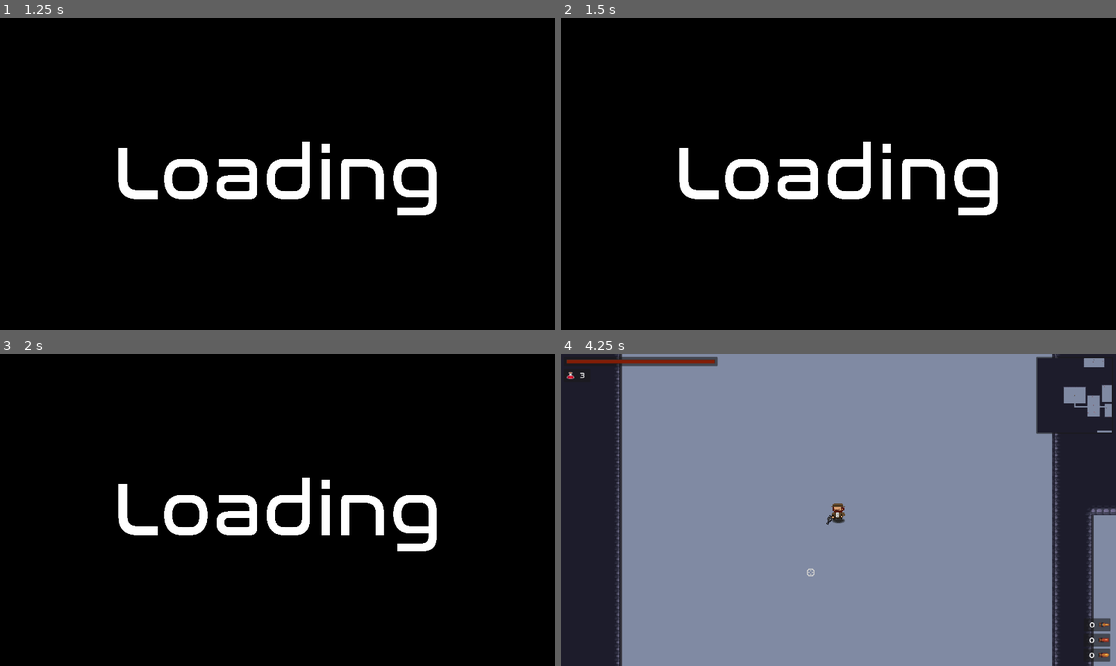
Above: before the commit, frames 1-4 (two rows, left to right).
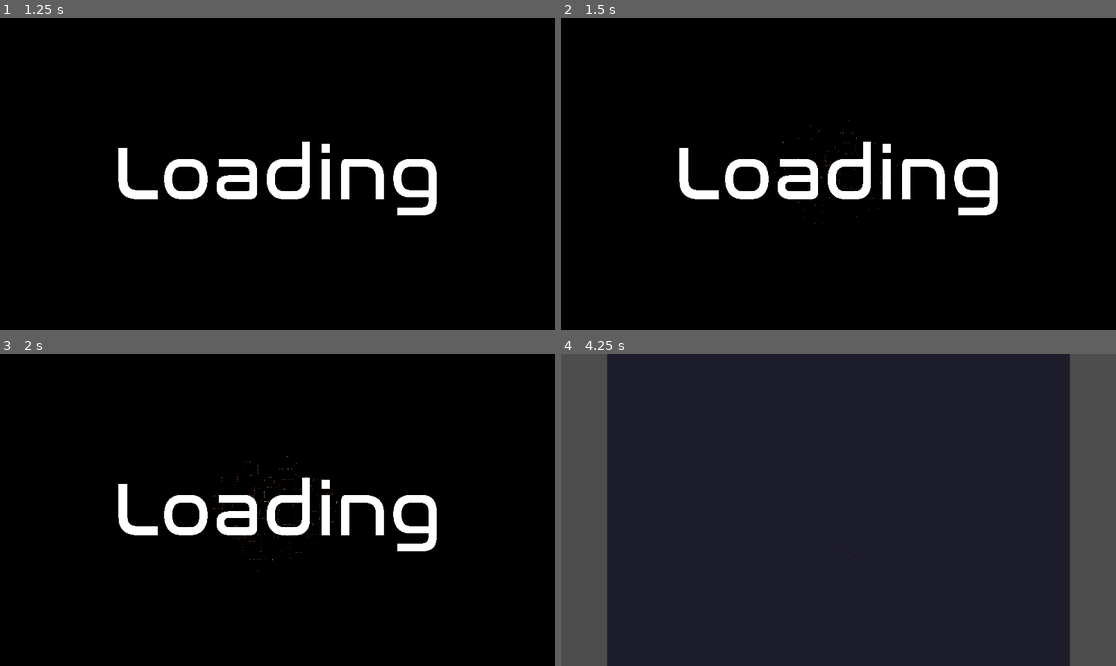
Above: after the commit, the same moments.

Repository: THenriques02/QuantumLoop
Game: Godot game, scene res://Scenes/UI/main_menu.tscn
The game is run twice, just before and just after one commit, with the same random seed, the same clock (stepped at 60 frames per second) and the same inputs.
Inputs (mouse positions are in pixels of both pictures, inside the frame that each line leads up to):
- Up to frame 1 (1.25 s): click "Start Game" at 0.5 s
- Up to frame 2 (1.5 s): tap Enter (ui_accept) at 1.25 s; move the mouse to (960, 158) at 1.27 s; hold D (right) from 1.28 s (still down); hold Q (heal) from 1.28 s (still down); click (960, 158) at 1.42 s
- Up to frame 3 (2 s): keep holding D (right); keep holding Q (heal); tap Enter (ui_accept) at 1.52, 1.82 s; tap 2 (rifle) at 1.55 s
- Up to frame 4 (4.25 s): move the mouse to (727, 525) at 2.02 s; release D (right) at 2.03 s; release Q (heal) at 2.03 s; hold S (down) 2.03-2.78 s; tap 2 (rifle) at 2.1 s; tap Enter (ui_accept) at 2.27, 2.57, 3.5, 3.77, 3.8, 4.07 s; tap 3 (shotgun) at 2.3 s; move the mouse to (894, 441) at 2.77 s; hold D (right) 2.78-3.53 s; hold 3 (shotgun) 2.78-3.53 s; tap 4 (sniper) at 3.05, 3.6 s; move the mouse to (810, 572) at 3.52 s; hold Up (ui_up) from 3.53 s (still down); click (810, 572) at 3.67 s

Frame 1 is identical in both runs. In frame 2, less than 0.1% of the frame differs, in the area x 37-61%, y 32-68%; in frame 3, less than 0.1%; in frame 4, 94%, in the area x 0-100%, y 0-100%.
Error after the commit: Invalid access to property or key 'position' on a base object of type 'Nil'. (res://Scripts/Main/main.gd:111)

Commit message:
revert commit because it broke corridor tiles

Diff:
--- a/Scripts/Main/main.gd
+++ b/Scripts/Main/main.gd
@@ -5,19 +5,19 @@
 var Player = preload("res://Scenes/Player/player.tscn")
 var Ui = preload("res://Scenes/UI/control.tscn")
 
-# Corpse
+#Corpse
 var Corpse_Loot = preload("res://Scenes/Loot/corpse_loot.tscn")
 
-# Enemies
+#Enemies
 var Slime = preload("res://Scenes/Enemies/slime.tscn")
 var Knight = preload("res://Scenes/Enemies/knight.tscn")
 var Boss_Knight = preload("res://Scenes/Enemies/boss_knight.tscn")
 
-# Objects
+#Objects
 var Chest = preload("res://Scenes/Dungeon/chest.tscn")
 var Weapon_Box = preload("res://Scenes/Dungeon/weapon_box.tscn")
 
-# Loot
+#loot
 var Health = preload("res://Scenes/Loot/health_potion.tscn")
 var Ammo = preload("res://Scenes/Loot/ammo.tscn")
 var Loot_Rifle = preload("res://Scenes/Loot/rifle.tscn")
@@ -29,15 +29,16 @@
 
 var ui_instance
 
-var tile_size = 16        # size of tile in the TileMap
+var tile_size = 16 # size of tile in the TileMap
 var margin_tiles = 500
-var num_rooms = 40        # number of rooms to generate
-var min_size = 20         # minimum room size (in tiles)
-var max_size = 40         # maximum room size (in tiles)
-var hspread = 20          # horizontal spread (in pixels)
-var cull = 0.25           # chance to cull the room
-
-var path                  # AStar pathfinding object
+var num_rooms = 40 # numer of rooms to generate
+var min_size = 20   # minimum room size ( in tiles)
+var max_size = 40  # maximum room size (in tiles )
+var hspread = 20   # horizontal spread ( in pixels )
+var cull = 0.25     # chance to cull the room
+var seed = randi()
+
+var path           # AStar pathfinding object
 var start_room = null
 var end_room = null
 var play_mode = false
@@ -45,11 +46,11 @@
 
 var difficulty_modifier = 0
 var era = 0
-var eras_rooms = {}       # era → [[Vector2 position, Vector2 size], ...]
-var eras_paths = {}       # era → [AStar2D_instance, path_switch_array]
-var path_switch = []      # bool array for corridor orientation
+var eras_rooms = {}
+var eras_paths = {}
+var path_switch = []
 var switch_index = 0
-var eras_corpses = {}     # era → [[pos, health_pots, rifle_picked, rifle_ammo, shotgun_picked, shotgun_ammo, sniper_picked, sniper_ammo], ...]
+var eras_corpses = {}
 
 var base_min_enemies = 5
 var base_max_enemies = 10
@@ -67,6 +68,27 @@
 	$Maintext.visible = false
 	$Subtext.visible = false
 
+
+"""
+func _draw():
+	if start_room:
+		draw_string(font, start_room.position, "start", 0, -1, 16, Color(1, 1, 1))
+	if end_room:
+		draw_string(font, end_room.position, "end", 0, -1, 16, Color(1, 1, 1))
+	if play_mode:
+		return
+	for room in $Rooms.get_children():
+		draw_rect(Rect2(room.position - room.size + room.size / 2, room.size), Color(0,1,0), false)
+	if path:
+		for p in path.get_point_ids():
+			for c in path.get_point_connections(p):
+				var pp = path.get_point_position(p)
+				var cp = path.get_point_position(c)
+				draw_line(pp,cp, Color(1,1,0), 5, true)
+
+func _process(delta):
+	queue_redraw()
+"""
 func _input(event):
 	if event.is_action_pressed("ui_page_down") and player:
 		_show_death_ui()
@@ -76,23 +98,10 @@
 		_show_survive_ui()
 		player_passed()
 
-	if event.is_action_pressed("ui_cancel"):
+	if event.is_action_pressed('ui_cancel'):
 		get_tree().quit()
 
-	# Wait until:
-	#   1. not already in play_mode,
-	#   2. no Death/Survive overlay is visible,
-	#   3. start_room exists and is valid,
-	#   4. player is null (so we don't spawn twice).
-	if event.is_action_pressed("ui_accept") \
-			and not play_mode \
-			and not $Background.visible \
-			and start_room and is_instance_valid(start_room) \
-			and player == null:
-
-		# Immediately flip to play mode to block further 'accept' presses
-		play_mode = true
-
+	if event.is_action_pressed('ui_accept'):
 		spawn_enemies()
 		spawn_objects()
 		spawn_corpses()
@@ -100,8 +109,6 @@
 		player = Player.instantiate()
 		add_child(player)
 		player.position = start_room.position
-		player.add_to_group("player")
-		player.connect("died", Callable(self, "i_died"))
 
 		await get_tree().create_timer(0.1).timeout
 
@@ -109,7 +116,7 @@
 		if cam:
 			cam.make_current()
 
-		# Spawn and configure UI
+		var map_cam = self.get_node("Camera2D")
 		ui_instance = Ui.instantiate()
 		ui_instance.get_node("UI/SubViewportContainer/SubViewport").set_player(player)
 		ui_instance.get_node("UI/SubViewportContainer/SubViewport").set_world(get_tree().root.world_2d)
@@ -120,6 +127,7 @@
 		ui_instance.get_node("UI/SniperAmmo/Label").connect_sniper(player.get_node("Sniper"))
 		$minimap.add_child(ui_instance)
 
+		play_mode = true
 
 func i_died():
 	_show_death_ui()
@@ -144,7 +152,7 @@
 	$Subtext.visible = true
 
 func spawn_enemies():
-	for room in $Rooms.get_children():
+	for room in$Rooms.get_children():
 		if room == end_room:
 			var boss = Boss_Knight.instantiate()
 			boss.position = room.position
@@ -162,6 +170,7 @@
 
 				var half_w = room.size.x / 2 - ( 2 * tile_size)
 				var half_h = room.size.y / 2 - ( 2 * tile_size)
+
 				var rx = room.position.x + randf_range(-half_w, half_w)
 				var ry = room.position.y + randf_range(-half_h, half_h)
 				enemy.position = Vector2(rx, ry)
@@ -169,17 +178,17 @@
 
 func spawn_corpses():
 	if eras_corpses.has(era):
-		for corpses in eras_corpses[era]:
-			var corpse_loot = Corpse_Loot.instantiate()
-			corpse_loot.position = corpses[0]
-			corpse_loot.set_health_potions(corpses[1])
-			corpse_loot.set_rifle(corpses[2])
-			corpse_loot.set_rifle_ammo(corpses[3])
-			corpse_loot.set_shotgun(corpses[4])
-			corpse_loot.set_shotgun_ammo(corpses[5])
-			corpse_loot.set_sniper(corpses[6])
-			corpse_loot.set_sniper_ammo(corpses[7])
-			$Corpses.add_child(corpse_loot)
+			for corpses in eras_corpses[era]:
+				var corpse_loot = Corpse_Loot.instantiate()
+				corpse_loot.position = corpses[0]
+				corpse_loot.set_health_potions(corpses[1])
+				corpse_loot.set_rifle(corpses[2])
+				corpse_loot.set_rifle_ammo(corpses[3])
+				corpse_loot.set_shotgun(corpses[4])
+				corpse_loot.set_shotgun_ammo(corpses[5])
+				corpse_loot.set_sniper(corpses[6])
+				corpse_loot.set_sniper_ammo(corpses[7])
+				$Corpses.add_child(corpse_loot)
 
 func spawn_objects():
 	for room in $Rooms.get_children():
@@ -202,6 +211,7 @@
 						else:
 							loot = Ammo.instantiate()
 						loot.position = Vector2(rx, ry)
+
 				else:
 					object = Weapon_Box.instantiate()
 					var perc = randf()
@@ -221,34 +231,38 @@
 
 func make_rooms():
 	for i in range(num_rooms):
-		var pos = Vector2(randi_range(-hspread, hspread), 0)
+		var pos = Vector2(randi_range(-hspread, hspread),0)
 		var r = Room.instantiate()
 		var w = min_size + randi() % (max_size - min_size)
 		var h = min_size + randi() % (max_size - min_size)
-		r.make_room(pos, Vector2(w, h) * tile_size)
+		r.make_room(pos, Vector2(w,h) * tile_size)
 		$Rooms.add_child(r)
-	await get_tree().create_timer(1.1).timeout
+	# wait for movement to stop
+	await(get_tree().create_timer(1.1).timeout)
 
 	var room_positions = []
+	# cull rooms
 	for room in $Rooms.get_children():
 		if randf() < cull:
 			room.queue_free()
 		else:
 			room.freeze = true
 			room_positions.append(room.position)
-	await get_tree().create_timer(1.1).timeout
-
-	# generate a minimum spanning tree connecting the rooms
+
+	await(get_tree().create_timer(1.1).timeout)
+
+	# generate a minimum spanning treee connecting the rooms
 	path = find_mst(room_positions)
 
 func find_mst(nodes):
 	var path = AStar2D.new()
 	path.add_point(path.get_available_point_id(), nodes.pop_front())
 
+	#repeat until no more nodes remain
 	while nodes:
-		var min_dist = INF
-		var min_p = null
-		var p = null
+		var min_dist = INF # Minimum distance so far
+		var min_p = null   # Position of that node
+		var p = null       # current position
 		for p1 in path.get_point_ids():
 			var p_temp = path.get_point_position(p1)
 			for p2 in nodes:
@@ -266,14 +280,14 @@
 
 func make_map():
 	walls_floor_map.clear()
-	await get_tree().create_timer(1.1).timeout
+	await(get_tree().create_timer(1.1).timeout)
 	find_start_room()
 	find_end_room()
 
 	# Fill TileMap with walls, then carve empty rooms
 	var full_rect = Rect2()
 	for room in $Rooms.get_children():
-		var r = Rect2(room.position - room.size / 2, room.size)
+		var r = Rect2(room.position - room.size / 2 , room.size)
 		full_rect = full_rect.merge(r)
 
 	var margin_pixels = tile_size * margin_tiles
@@ -289,28 +303,29 @@
 	var corridors = []
 	for room in $Rooms.get_children():
 		var s = (room.size / tile_size).floor()  # size in tiles
-		var ul = ((room.position - room.size + room.size / 2)) / tile_size  # top-left in tile coords
+		var ul = ((room.position - room.size + room.size / 2))/tile_size  # top-left in tile coords
 
 		var count_x = 0
-		for x in range(s.x - 1):
+
+		for x in range(s.x-1):
 			var count_y = 0
-			for y in range(s.y - 1):
+			for y in range(s.y-1):
 				walls_floor_map.set_cell(Vector2i(ul.x + x, ul.y + y), 0, Vector2i(1, 6))
 				if count_x == 0 and count_y == 0:
 					walls_floor_map.set_cell(Vector2i(ul.x + x, ul.y + y), 0, Vector2i(3, 0))
-				elif count_x == s.x - 2 and count_y == 0:
+				elif count_x == s.x-2 and count_y == 0:
 					walls_floor_map.set_cell(Vector2i(ul.x + x, ul.y + y), 0, Vector2i(5, 0))
-				elif count_x == s.x - 2 and count_y == s.y - 2:
+				elif count_x == s.x-2 and count_y ==  s.y-2:
 					walls_floor_map.set_cell(Vector2i(ul.x + x, ul.y + y), 0, Vector2i(5, 3))
-				elif count_x == 0 and count_y == s.y - 2:
+				elif count_x == 0 and count_y == s.y-2:
 					walls_floor_map.set_cell(Vector2i(ul.x + x, ul.y + y), 0, Vector2i(3, 3))
 				elif count_y == 0:
 					walls_floor_map.set_cell(Vector2i(ul.x + x, ul.y + y), 0, Vector2i(1, 2))
-				elif count_y == s.y - 2:
+				elif count_y == s.y-2:
 					walls_floor_map.set_cell(Vector2i(ul.x + x, ul.y + y), 0, Vector2i(4, 3))
 				elif count_x == 0:
 					walls_floor_map.set_cell(Vector2i(ul.x + x, ul.y + y), 0, Vector2i(2, 1))
-				elif count_x == s.x - 2:
+				elif count_x == s.x-2:
 					walls_floor_map.set_cell(Vector2i(ul.x + x, ul.y + y), 0, Vector2i(5, 1))
 				count_y += 1
 			count_x += 1
@@ -321,6 +336,7 @@
 			if not conn in corridors:
 				var start = walls_floor_map.local_to_map(path.get_point_position(p))
 				var end = walls_floor_map.local_to_map(path.get_point_position(conn))
+
 				carve_path(start, end)
 		corridors.append(p)
 
@@ -335,10 +351,8 @@
 	# Carve a path between 2 points
 	var x_diff = sign(pos2.x - pos1.x)
 	var y_diff = sign(pos2.y - pos1.y)
-	if x_diff == 0:
-		x_diff = pow(-1.0, randi() % 2)
-	if y_diff == 0:
-		y_diff = pow(-1.0, randi() % 2)
+	if x_diff == 0: x_diff = pow(-1.0, randi() % 2)
+	if y_diff == 0: y_diff = pow(-1.0, randi() % 2)
 
 	# choose either x/y or y/x
 	var x_y = pos1
@@ -350,111 +364,118 @@
 			y_x = pos1
 		switch_index += 1
 	else:
-		var sw = false
+		var switch = false
 		if (randi() % 2) > 0:
 			x_y = pos2
 			y_x = pos1
-			sw = true
-		path_switch.append(sw)
+			switch = true
+		path_switch.append(switch)
 
 	if x_diff > 0:
-		if walls_floor_map.get_cell_atlas_coords(Vector2i(pos1.x, x_y.y)) == Vector2i(1, 1):
-			walls_floor_map.set_cell(Vector2i(pos1.x - x_diff, x_y.y), 0, Vector2i(2, 1))
-			walls_floor_map.set_cell(Vector2i(pos1.x - x_diff, x_y.y + y_diff), 0, Vector2i(2, 1))
+		if walls_floor_map.get_cell_atlas_coords(Vector2i(pos1.x,x_y.y)) == Vector2i(1,1):
+			walls_floor_map.set_cell(Vector2i(pos1.x - x_diff, x_y.y), 0,  Vector2i(2, 1))
+			walls_floor_map.set_cell(Vector2i(pos1.x - x_diff, x_y.y + y_diff), 0,  Vector2i(2, 1))
+
 	else:
-		if walls_floor_map.get_cell_atlas_coords(Vector2i(pos1.x, x_y.y)) == Vector2i(1, 1):
-			walls_floor_map.set_cell(Vector2i(pos1.x - x_diff, x_y.y), 0, Vector2i(0, 1))
-			walls_floor_map.set_cell(Vector2i(pos1.x - x_diff, x_y.y + y_diff), 0, Vector2i(0, 1))
+		if walls_floor_map.get_cell_atlas_coords(Vector2i(pos1.x,x_y.y)) == Vector2i(1,1):
+			walls_floor_map.set_cell(Vector2i(pos1.x - x_diff, x_y.y), 0,  Vector2i(0, 1))
+			walls_floor_map.set_cell(Vector2i(pos1.x - x_diff, x_y.y + y_diff), 0,  Vector2i(0, 1))
 
 	if y_diff > 0:
-		if walls_floor_map.get_cell_atlas_coords(Vector2i(y_x.x, pos1.y)) == Vector2i(1, 1):
+		if walls_floor_map.get_cell_atlas_coords(Vector2i(y_x.x, pos1.y)) == Vector2i(1,1):
 			walls_floor_map.set_cell(Vector2i(y_x.x, pos1.y - y_diff), 0, Vector2i(1, 2))
 			walls_floor_map.set_cell(Vector2i(y_x.x + x_diff, pos1.y - y_diff), 0, Vector2i(1, 2))
 	else:
-		if walls_floor_map.get_cell_atlas_coords(Vector2i(y_x.x, pos1.y)) == Vector2i(1, 1):
+		if walls_floor_map.get_cell_atlas_coords(Vector2i(y_x.x, pos1.y)) == Vector2i(1,1):
 			walls_floor_map.set_cell(Vector2i(y_x.x, pos1.y - y_diff), 0, Vector2i(1, 0))
 			walls_floor_map.set_cell(Vector2i(y_x.x + x_diff, pos1.y - y_diff), 0, Vector2i(1, 0))
 
+
+
+
 	for x in range(pos1.x, pos2.x, x_diff):
-		if walls_floor_map.get_cell_atlas_coords(Vector2i(x, x_y.y)) == Vector2i(1, 6) and walls_floor_map.get_cell_atlas_coords(Vector2i(x, x_y.y + y_diff)) == Vector2i(1, 6):
+		if walls_floor_map.get_cell_atlas_coords(Vector2i(x,x_y.y)) == Vector2i(1,6) and walls_floor_map.get_cell_atlas_coords(Vector2i(x,x_y.y + y_diff)) == Vector2i(1,6):
 			continue
-		var tile_2y_diff = walls_floor_map.get_cell_atlas_coords(Vector2i(x, x_y.y + 2 * y_diff))
-		var tile_neg_y_diff = walls_floor_map.get_cell_atlas_coords(Vector2i(x, x_y.y - y_diff))
+		var tile_2y_diff =  walls_floor_map.get_cell_atlas_coords(Vector2i(x,x_y.y + 2 * y_diff))
+		var tile_neg_y_diff =  walls_floor_map.get_cell_atlas_coords(Vector2i(x,x_y.y - y_diff))
 
 		if y_diff > 0:
-			if tile_2y_diff == Vector2i(1, 1):
-				walls_floor_map.set_cell(Vector2i(x, x_y.y + 2 * y_diff), 0, Vector2i(4, 3))
-			elif tile_2y_diff == Vector2i(3, 3) or tile_2y_diff == Vector2i(5, 3):
-				walls_floor_map.set_cell(Vector2i(x, x_y.y + 2 * y_diff), 0, Vector2i(4, 3))
-			elif tile_2y_diff == Vector2i(2, 1):
-				walls_floor_map.set_cell(Vector2i(x, x_y.y + 2 * y_diff), 0, Vector2i(2, 0))
-			elif tile_2y_diff == Vector2i(5, 1):
-				walls_floor_map.set_cell(Vector2i(x, x_y.y + 2 * y_diff), 0, Vector2i(0, 0))
-
-			if tile_neg_y_diff == Vector2i(1, 5):
-				walls_floor_map.set_cell(Vector2i(x, x_y.y - y_diff), 0, Vector2i(1, 2))
-			elif tile_neg_y_diff == Vector2i(3, 0) or tile_neg_y_diff == Vector2i(5, 0):
-				walls_floor_map.set_cell(Vector2i(x, x_y.y - y_diff), 0, Vector2i(1, 2))
-			elif tile_neg_y_diff == Vector2i(2, 1):
-				walls_floor_map.set_cell(Vector2i(x, x_y.y - y_diff), 0, Vector2i(2, 2))
-			elif tile_neg_y_diff == Vector2i(5, 1):
-				walls_floor_map.set_cell(Vector2i(x, x_y.y - y_diff), 0, Vector2i(0, 2))
+			# Walls
+			if tile_2y_diff == Vector2i(1,1):
+				walls_floor_map.set_cell(Vector2i(x, x_y.y + 2 * y_diff), 0,  Vector2i(4, 3))
+			elif tile_2y_diff == Vector2i(3,3) or tile_2y_diff == Vector2i(5,3):
+				walls_floor_map.set_cell(Vector2i(x, x_y.y + 2 * y_diff), 0,  Vector2i(4, 3))
+			elif tile_2y_diff == Vector2i(2,1):
+				walls_floor_map.set_cell(Vector2i(x, x_y.y + 2 * y_diff), 0,  Vector2i(2, 0))
+			elif tile_2y_diff == Vector2i(5,1):
+				walls_floor_map.set_cell(Vector2i(x, x_y.y + 2 * y_diff), 0,  Vector2i(0, 0))
+
+			if 	tile_neg_y_diff == Vector2i(1,1):
+				walls_floor_map.set_cell(Vector2i(x, x_y.y - y_diff), 0,  Vector2i(1, 2))
+			elif tile_neg_y_diff == Vector2i(3,0) or tile_neg_y_diff == Vector2i(5,0):
+				walls_floor_map.set_cell(Vector2i(x, x_y.y - y_diff), 0,  Vector2i(1, 2))
+			elif tile_neg_y_diff == Vector2i(2,1):
+				walls_floor_map.set_cell(Vector2i(x, x_y.y - y_diff), 0,  Vector2i(2, 2))
+			elif tile_neg_y_diff == Vector2i(5,1):
+				walls_floor_map.set_cell(Vector2i(x, x_y.y - y_diff), 0,  Vector2i(0, 2))
+
 		else:
-			if tile_2y_diff == Vector2i(1, 1):
-				walls_floor_map.set_cell(Vector2i(x, x_y.y + 2 * y_diff), 0, Vector2i(1, 2))
-			elif tile_2y_diff == Vector2i(3, 0) or tile_2y_diff == Vector2i(5, 0):
-				walls_floor_map.set_cell(Vector2i(x, x_y.y + 2 * y_diff), 0, Vector2i(1, 2))
-			elif tile_2y_diff == Vector2i(2, 1):
-				walls_floor_map.set_cell(Vector2i(x, x_y.y + 2 * y_diff), 0, Vector2i(2, 2))
-			elif tile_2y_diff == Vector2i(5, 1):
-				walls_floor_map.set_cell(Vector2i(x, x_y.y + 2 * y_diff), 0, Vector2i(0, 2))
-
-			if tile_neg_y_diff == Vector2i(1, 1):
-				walls_floor_map.set_cell(Vector2i(x, x_y.y - y_diff), 0, Vector2i(4, 3))
-			elif tile_neg_y_diff == Vector2i(3, 3) or tile_neg_y_diff == Vector2i(5, 3):
-				walls_floor_map.set_cell(Vector2i(x, x_y.y - y_diff), 0, Vector2i(4, 3))
-			elif tile_neg_y_diff == Vector2i(2, 1):
-				walls_floor_map.set_cell(Vector2i(x, x_y.y - y_diff), 0, Vector2i(2, 0))
-			elif tile_neg_y_diff == Vector2i(5, 1):
-				walls_floor_map.set_cell(Vector2i(x, x_y.y - y_diff), 0, Vector2i(0, 0))
-
-		walls_floor_map.set_cell(Vector2i(x, x_y.y), 0, Vector2i(1, 6))
-		walls_floor_map.set_cell(Vector2i(x, x_y.y + y_diff), 0, Vector2i(1, 6))
+			if tile_2y_diff == Vector2i(1,1):
+				walls_floor_map.set_cell(Vector2i(x, x_y.y + 2 * y_diff), 0,  Vector2i(1, 2))
+			elif tile_2y_diff == Vector2i(3,0) or tile_2y_diff == Vector2i(5,0):
+				walls_floor_map.set_cell(Vector2i(x, x_y.y + 2 * y_diff), 0,  Vector2i(1, 2))
+			elif tile_2y_diff == Vector2i(2,1):
+				walls_floor_map.set_cell(Vector2i(x, x_y.y + 2 * y_diff), 0,  Vector2i(2, 2))
+			elif tile_2y_diff == Vector2i(5,1):
+				walls_floor_map.set_cell(Vector2i(x, x_y.y + 2 * y_diff), 0,  Vector2i(0, 2))
+
+			if 	tile_neg_y_diff == Vector2i(1,1):
+				walls_floor_map.set_cell(Vector2i(x, x_y.y - y_diff), 0,  Vector2i(4, 3))
+			elif tile_neg_y_diff == Vector2i(3,3) or tile_neg_y_diff == Vector2i(5,3):
+				walls_floor_map.set_cell(Vector2i(x, x_y.y - y_diff), 0,  Vector2i(4, 3))
+			elif tile_neg_y_diff == Vector2i(2,1):
+				walls_floor_map.set_cell(Vector2i(x, x_y.y - y_diff), 0,  Vector2i(2, 0))
+			elif tile_neg_y_diff == Vector2i(5,1):
+				walls_floor_map.set_cell(Vector2i(x, x_y.y - y_diff), 0,  Vector2i(0, 0))
+
+		walls_floor_map.set_cell(Vector2i(x, x_y.y), 0,  Vector2i(1, 6))
+		walls_floor_map.set_cell(Vector2i(x, x_y.y + y_diff), 0,  Vector2i(1, 6))
 
 	for y in range(pos1.y, pos2.y, y_diff):
-		if walls_floor_map.get_cell_atlas_coords(Vector2i(y_x.x, y)) == Vector2i(1, 6) and walls_floor_map.get_cell_atlas_coords(Vector2i(y_x.x + x_diff, y)) == Vector2i(1, 6):
+		if walls_floor_map.get_cell_atlas_coords(Vector2i(y_x.x,y)) == Vector2i(1,6) and walls_floor_map.get_cell_atlas_coords(Vector2i(y_x.x + x_diff,y)) == Vector2i(1,6):
 			continue
 
-		var tile_2x_diff = walls_floor_map.get_cell_atlas_coords(Vector2i(y_x.x + 2 * x_diff, y))
-		var tile_neg_x_diff = walls_floor_map.get_cell_atlas_coords(Vector2i(y_x.x - x_diff, y))
+		var tile_2x_diff =  walls_floor_map.get_cell_atlas_coords(Vector2i(y_x.x + 2 * x_diff,y))
+		var tile_neg_x_diff =  walls_floor_map.get_cell_atlas_coords(Vector2i(y_x.x - x_diff,y))
 
 		if x_diff > 0:
-			if tile_2x_diff == Vector2i(1, 1):
+			if tile_2x_diff == Vector2i(1,1):
 				walls_floor_map.set_cell(Vector2i(y_x.x + 2 * x_diff, y), 0, Vector2i(0, 1))
-			elif tile_2x_diff == Vector2i(1, 2):
+			elif tile_2x_diff == Vector2i(1,2):
 				walls_floor_map.set_cell(Vector2i(y_x.x + 2 * x_diff, y), 0, Vector2i(0, 2))
-			elif tile_2x_diff == Vector2i(4, 3):
+			elif tile_2x_diff == Vector2i(4,3):
 				walls_floor_map.set_cell(Vector2i(y_x.x + 2 * x_diff, y), 0, Vector2i(0, 0))
 
-			if tile_neg_x_diff == Vector2i(1, 1):
+			if tile_neg_x_diff == Vector2i(1,1):
 				walls_floor_map.set_cell(Vector2i(y_x.x - x_diff, y), 0, Vector2i(2, 1))
-			elif tile_neg_x_diff == Vector2i(1, 2):
+			elif tile_neg_x_diff == Vector2i(1,2):
 				walls_floor_map.set_cell(Vector2i(y_x.x - x_diff, y), 0, Vector2i(2, 2))
-			elif tile_neg_x_diff == Vector2i(4, 3):
+			elif tile_neg_x_diff == Vector2i(4,3):
 				walls_floor_map.set_cell(Vector2i(y_x.x - x_diff, y), 0, Vector2i(2, 0))
+
 		else:
-			if tile_2x_diff == Vector2i(1, 1):
+			if tile_2x_diff == Vector2i(1,1):
 				walls_floor_map.set_cell(Vector2i(y_x.x + 2 * x_diff, y), 0, Vector2i(2, 1))
-			elif tile_2x_diff == Vector2i(1, 2):
+			elif tile_2x_diff == Vector2i(1,2):
 				walls_floor_map.set_cell(Vector2i(y_x.x + 2 * x_diff, y), 0, Vector2i(2, 2))
-			elif tile_2x_diff == Vector2i(4, 3):
+			elif tile_2x_diff == Vector2i(4,3):
 				walls_floor_map.set_cell(Vector2i(y_x.x + 2 * x_diff, y), 0, Vector2i(2, 0))
 
-			if tile_neg_x_diff == Vector2i(1, 1):
+			if tile_neg_x_diff == Vector2i(1,1):
 				walls_floor_map.set_cell(Vector2i(y_x.x - x_diff, y), 0, Vector2i(0, 1))
-			elif tile_neg_x_diff == Vector2i(1, 2):
+			elif tile_neg_x_diff == Vector2i(1,2):
 				walls_floor_map.set_cell(Vector2i(y_x.x - x_diff, y), 0, Vector2i(0, 2))
-			elif tile_neg_x_diff == Vector2i(4, 3):
+			elif tile_neg_x_diff == Vector2i(4,3):
 				walls_floor_map.set_cell(Vector2i(y_x.x - x_diff, y), 0, Vector2i(0, 0))
 
 		walls_floor_map.set_cell(Vector2i(y_x.x, y), 0, Vector2i(1, 6))
@@ -495,21 +516,19 @@
 		eras_paths[era].append(path_switch)
 		eras_rooms[era] = []
 		for room in $Rooms.get_children():
-			eras_rooms[era].append([Vector2i(int(room.position.x), int(room.position.y)), room.size])
+			eras_rooms[era].append([Vector2i(int(room.position.x),int(room.position.y)),room.size])
 
 func store_corpse():
 	if not eras_corpses.has(era):
 		eras_corpses[era] = []
-	eras_corpses[era].append([
-		Vector2i(int(player.position.x), int(player.position.y)),
-		player.health_potions,
-		player.get_node("Rifle").picked,
-		player.get_node("Rifle").ammo,
-		player.get_node("Shotgun").picked,
-		player.get_node("Shotgun").ammo,
-		player.get_node("Sniper").picked,
-		player.get_node("Sniper").ammo
-	])
+	eras_corpses[era].append([Vector2i(int(player.position.x),int(player.position.y)),
+	player.health_potions,
+	player.get_node("Rifle").picked,
+	player.get_node("Rifle").ammo,
+	player.get_node("Shotgun").picked,
+	player.get_node("Shotgun").ammo,
+	player.get_node("Sniper").picked,
+	player.get_node("Sniper").ammo])
 	for corpse in $Corpses.get_children():
 		corpse.queue_free()
 
@@ -521,8 +540,7 @@
 	for camera in $minimap.get_children():
 		camera.queue_free()
 
-	if player and is_instance_valid(player):
-		player.queue_free()
+	player.queue_free()
 	play_mode = false
 
 	for e in $Enemies.get_children():
@@ -543,7 +561,7 @@
 
 func new_dungeon():
 	delete_assets()
-	await get_tree().create_timer(1.1).timeout
+	await(get_tree().create_timer(1.1).timeout)
 	reset_vars()
 
 	walls_floor_map.clear()
@@ -553,8 +571,9 @@
 		path_switch = eras_paths[era][1]
 		for values in eras_rooms[era]:
 			var r = Room.instantiate()
-			r.make_room(values[0], values[1])
+			r.make_room(values[0],values[1])
 			$Rooms.add_child(r)
+
 	else:
 		await make_rooms()
 	await make_map()
